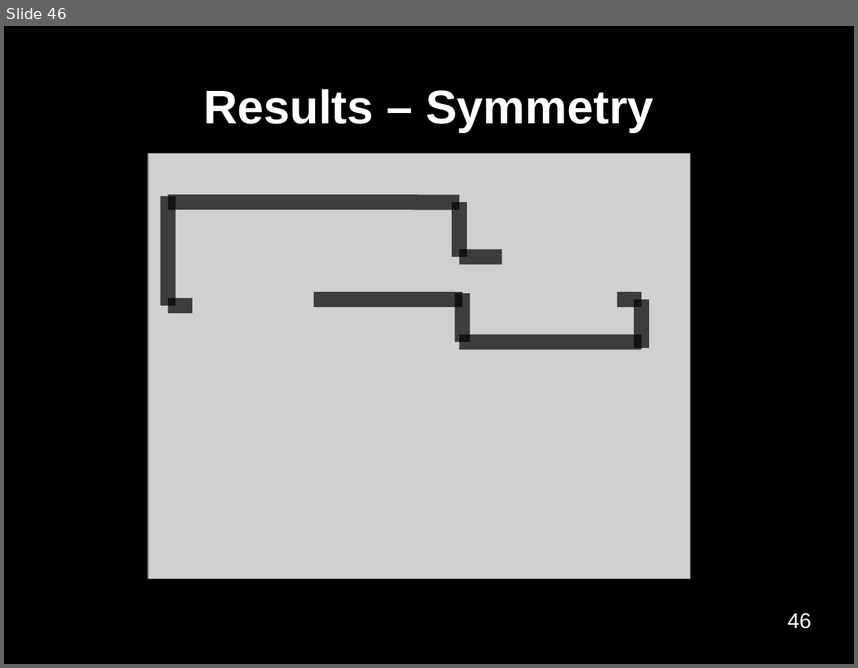
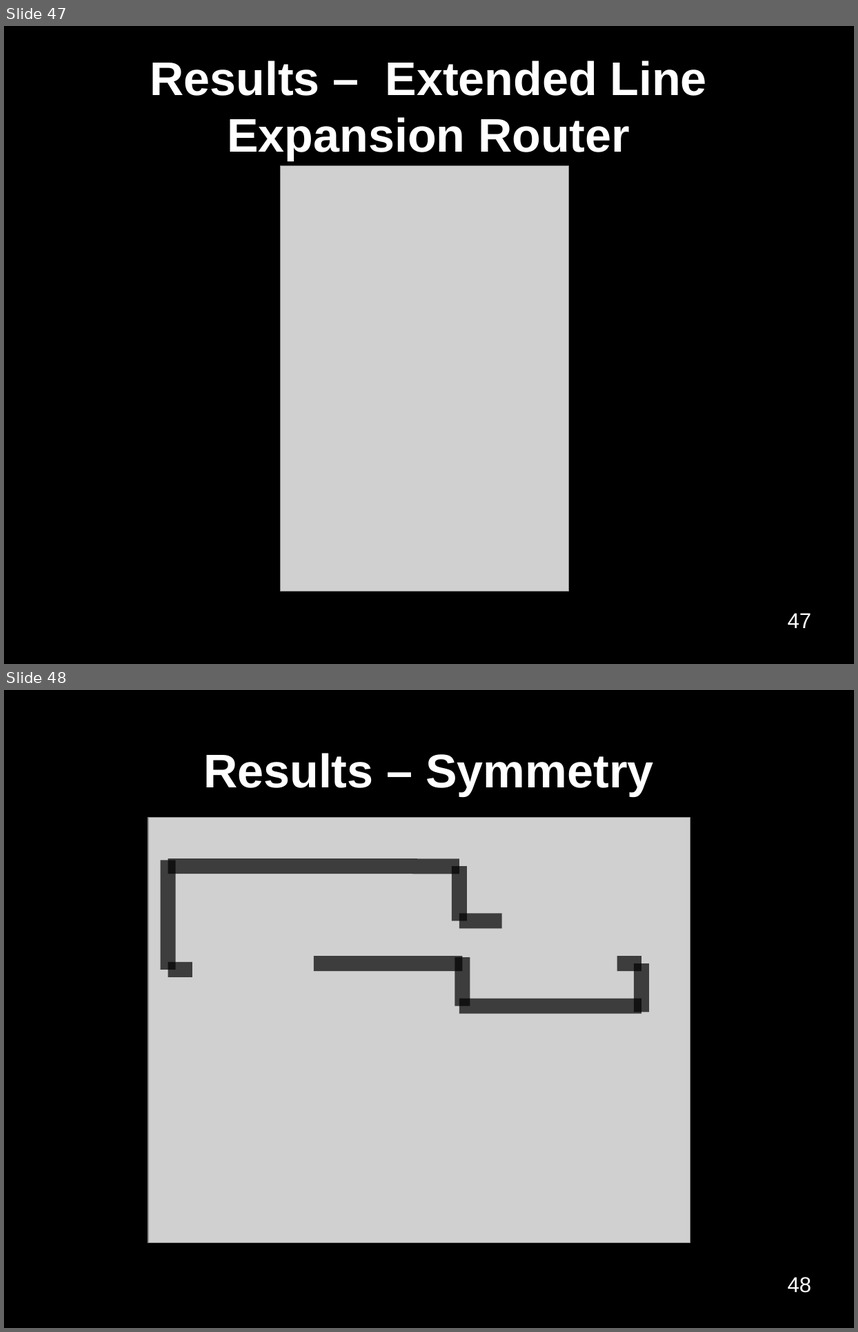
Before and after one commit to benediktibk/bachelorthesis, a slide deck: presentation.odp. Shown one above the other, each under a label of ours: slide 46 before the commit, slides 47 and 48 after it. The pictures are 858x668 and 858x1332 pixels, drawn with LibreOffice and Linux fonts; fonts in the diff are those of the drawing; grey boxes stand for pictures; background and template pictures are left out. Boxes give left, top, right and bottom in pixels: in the first picture for what was removed or moved away, otherwise in the second. Text is boxed around its words. In the diff, an @@ line names an element or a change of style, - is before the commit and + after.

```diff
--- a/presentation.odp
+++ b/presentation.odp
@@ slide 47 added at (x1=4, y1=26, x2=854, y2=664), background #000000 @@
@@ title added at (x1=150, y1=60, x2=707, y2=160), 44 pt, text #FFFFFF, bold @@
+Results – Extended Line Expansion Router
@@ picture added at (x1=280, y1=165, x2=568, y2=590) @@
@@ page number added at (x1=788, y1=612, x2=812, y2=628), 20 pt, text #FFFFFF @@
+47
@@ what was slide 46 is now slide 48 @@
@@ page number at (x1=788, y1=1276, x2=812, y2=1292): text changed @@
-46
+48
```
Also in this commit, not shown: 1 slide changed, 1 other slide added, 5 other files.
